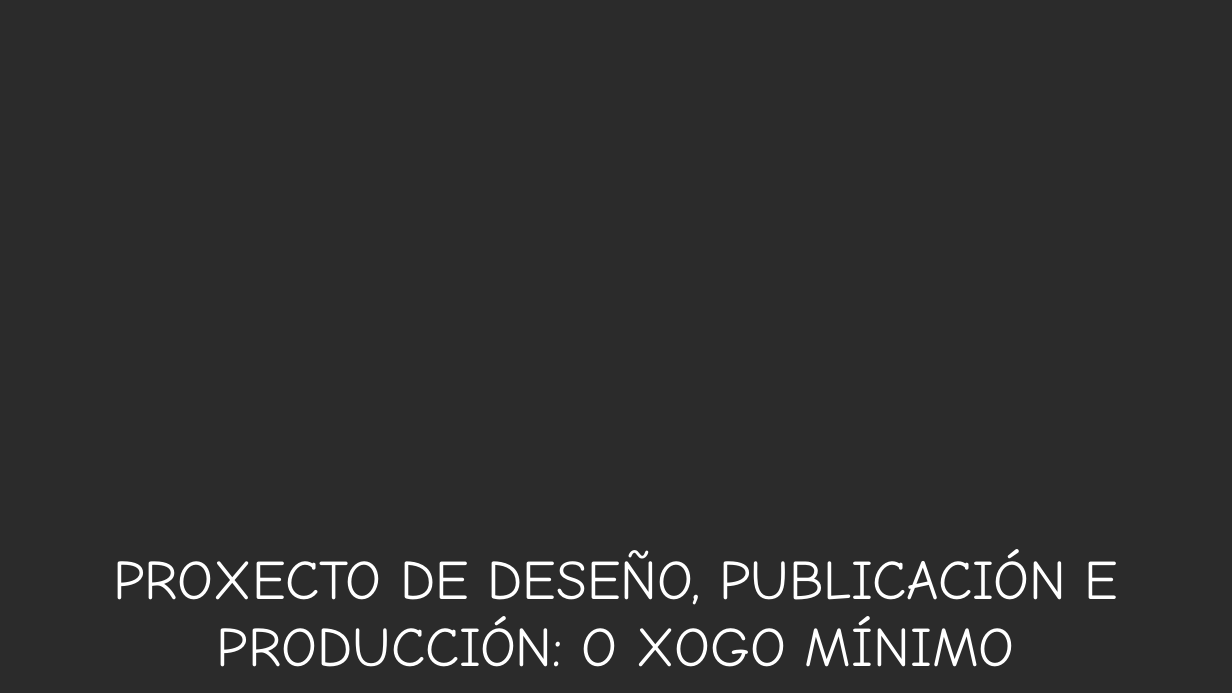
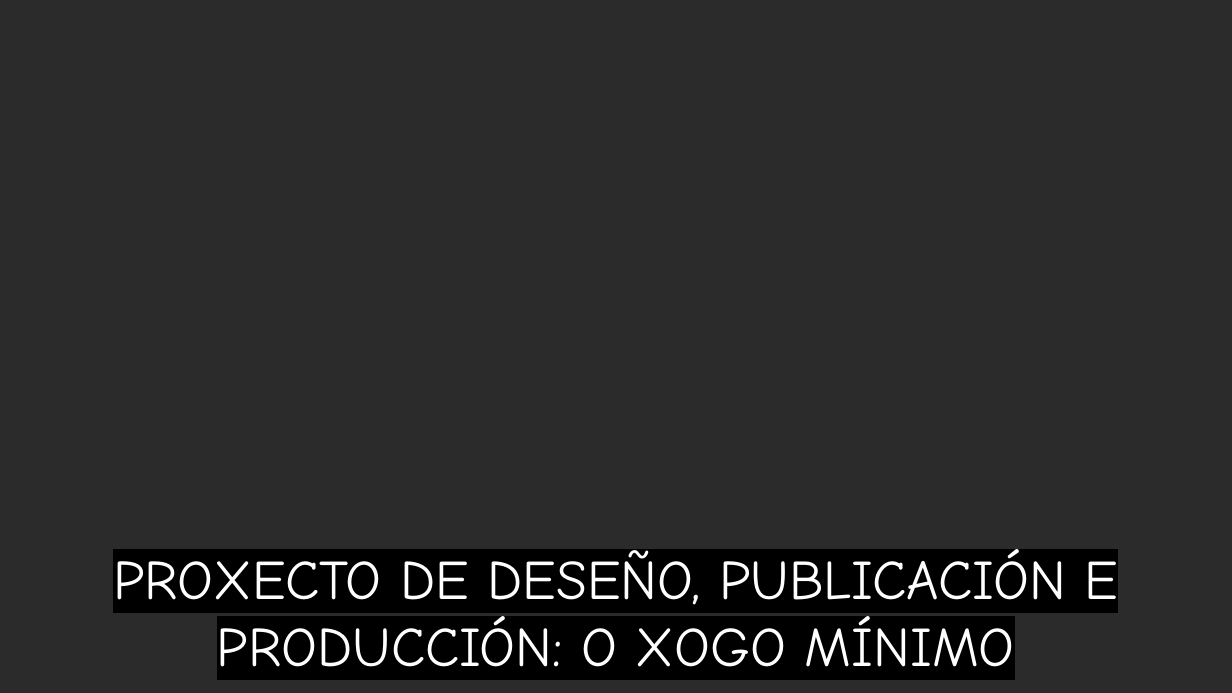
Before and after one commit to BraisGlezArias/TheHeroNeverDies, a slide deck: slide 1 of Documents/Presentation.pptx. Drawn at 1232x693 pixels with LibreOffice and Linux fonts; fonts in the diff are those of the drawing; background and template pictures are left out; a plain dark background stands for a picture behind light text. Boxes give left, top, right and bottom in pixels: in the first picture for what was removed or moved away, otherwise in the second. Text is boxed around its words. In the diff, an @@ line names an element or a change of style, - is before the commit and + after.

```diff
--- a/Documents/Presentation.pptx
+++ b/Documents/Presentation.pptx
@@ subtitle "PROXECTO DE DESEÑO, PUBLICACIÓN E ..." at box(113, 550, 1119, 683): highlight none to #000000 @@
```
Also in this commit, not shown: 6 other slides changed, 3 slides added, 2 slides removed, 6 other files.
